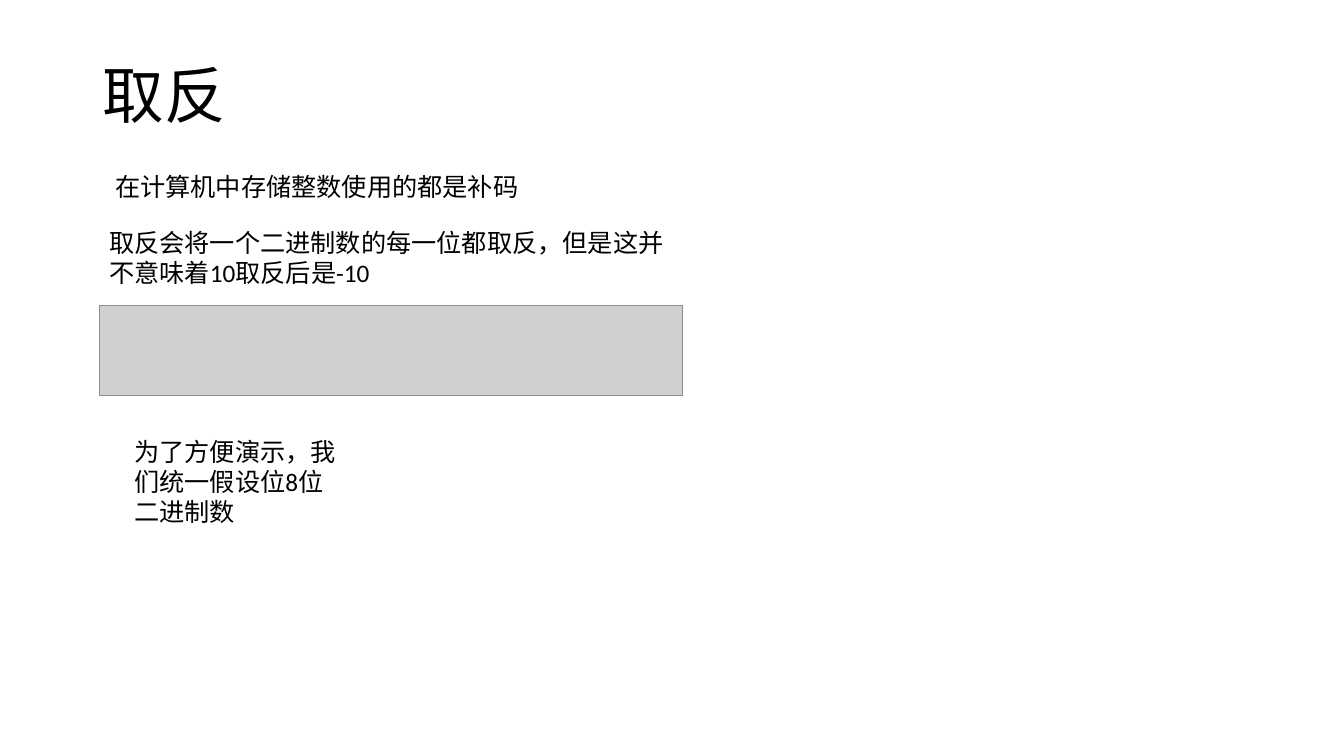
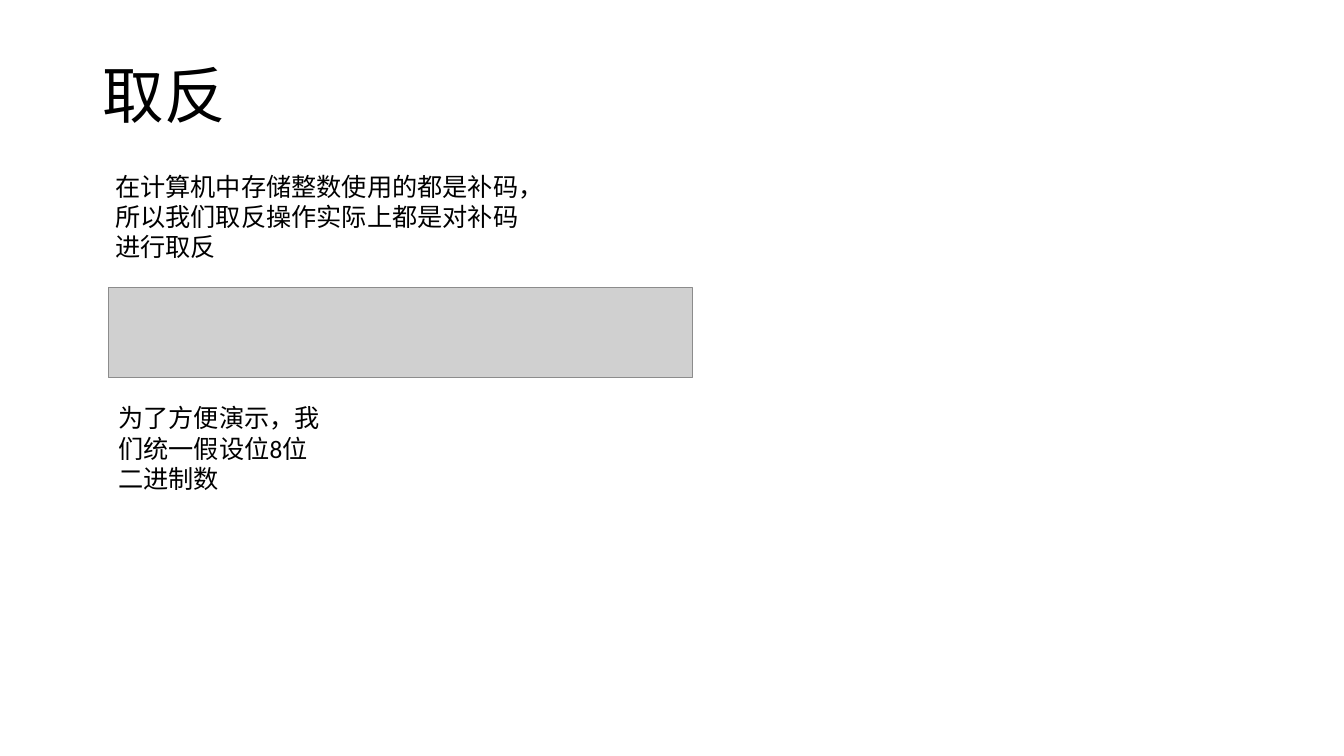
Before and after one commit to ztg-666/suanfa, a slide deck: slide 5 of 算法竞赛ppt/001_二进制和位运算.pptx (slide 8 before the commit). Drawn at 1344x756 pixels with LibreOffice and Linux fonts; fonts in the diff are those of the drawing; grey boxes stand for pictures. Boxes give left, top, right and bottom in pixels: in the first picture for what was removed or moved away, otherwise in the second. Text is boxed around its words. In the diff, an @@ line names an element or a change of style, - is before the commit and + after.

```diff
--- a/算法竞赛ppt/001_二进制和位运算.pptx
+++ b/算法竞赛ppt/001_二进制和位运算.pptx
@@ text at <box>115,174,543,258</box>: text changed @@
-在计算机中存储整数使用的都是补码
+在计算机中存储整数使用的都是补码，所以我们取反操作实际上都是对补码进行取反
@@ text removed at <box>109,230,663,284</box> @@
-取反会将一个二进制数的每一位都取反，但是这并不意味着10取反后是-10
@@ picture: place and size @@
-picture at <box>99,306,683,396</box>
+picture at <box>109,287,693,378</box>
@@ text "为了方便演示，我们统一假设位8位二进制数": place and size @@
-text "为了方便演示，我们统一假设位8位二进制数" at <box>134,440,336,493</box>
+text "为了方便演示，我们统一假设位8位二进制数" at <box>118,406,320,460</box>
```
Also in this commit, not shown: 3 other slides changed, 2 slides added, 2 slides removed, 3 other files.
